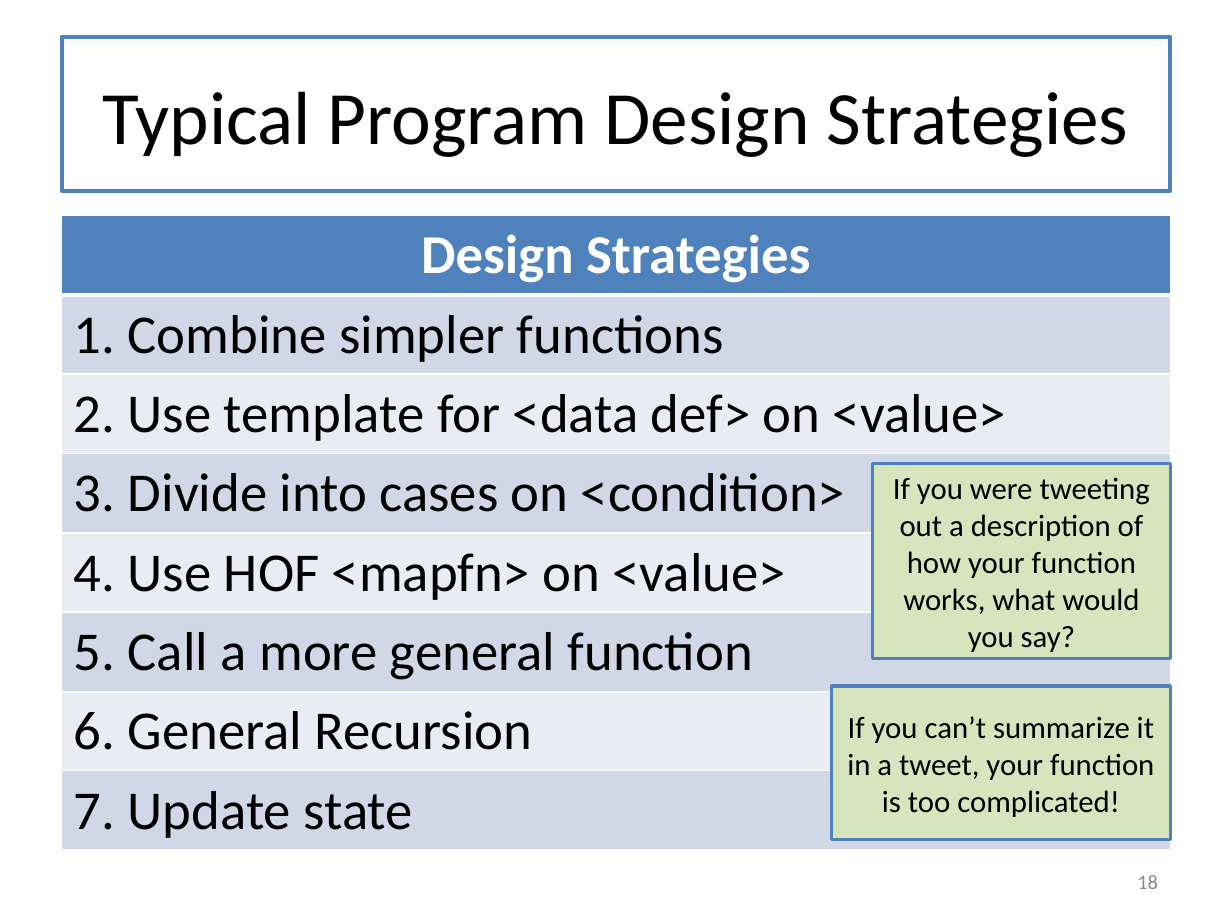
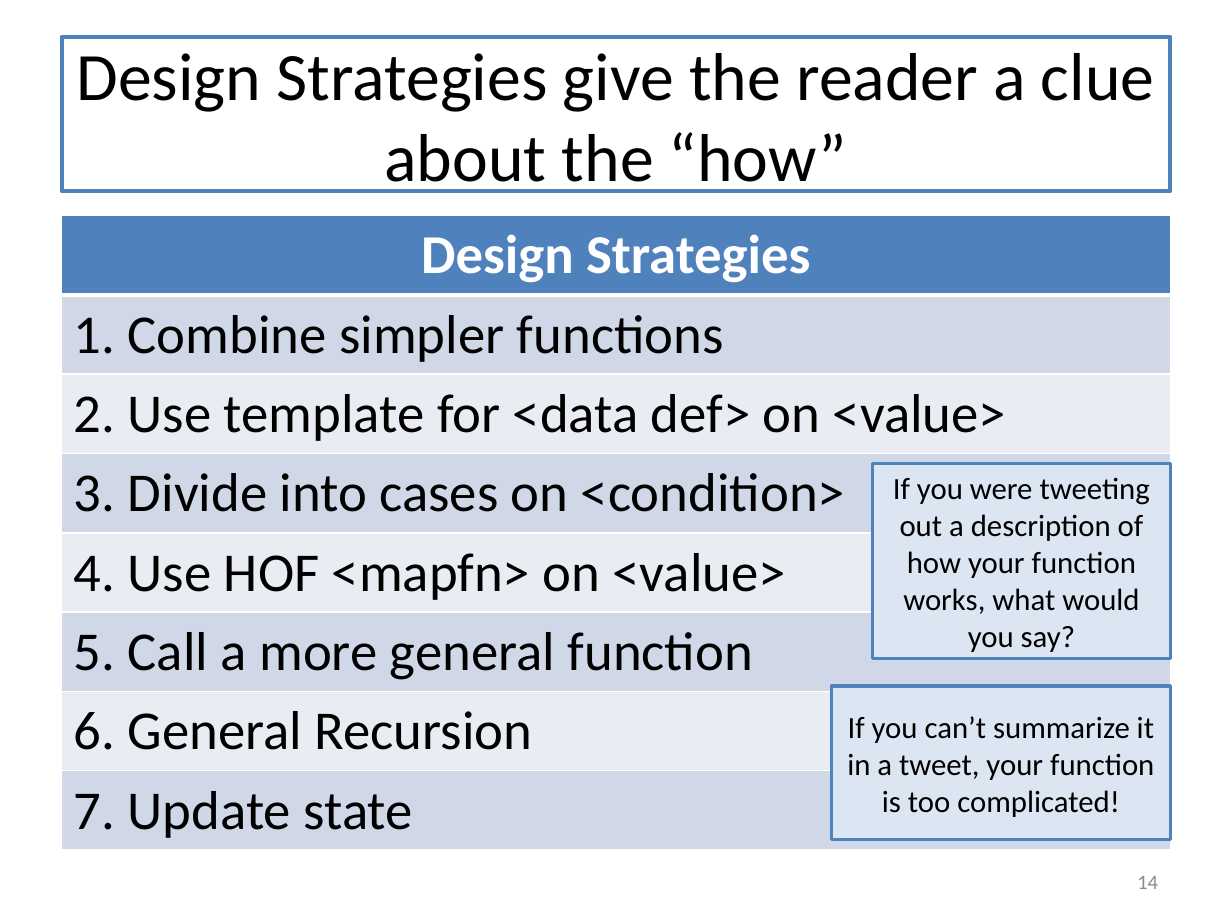
Before and after one commit to mwand/cs5010f16, a slide deck: slide 14 of Slides/Lesson 12.1 The Last Lecture.pptx (slide 18 before the commit). Drawn at 1232x924 pixels with LibreOffice and Linux fonts; fonts in the diff are those of the drawing. Boxes give left, top, right and bottom in pixels: in the first picture for what was removed or moved away, otherwise in the second. Text is boxed around its words. In the diff, an @@ line names an element or a change of style, - is before the commit and + after.

```diff
--- a/Slides/Lesson 12.1 The Last Lecture.pptx
+++ b/Slides/Lesson 12.1 The Last Lecture.pptx
@@ title at [76, 53, 1154, 193]: text changed; size 44 to 39.6 pt @@
-Typical Program Design Strategies
+Design Strategies give the reader a clue about the “how”
@@ rectangle "If you were tweeting out ..." at [872, 463, 1170, 658]: fill #D7E4BD to #DCE6F2 @@
@@ rectangle "If you can’t summarize it ..." at [832, 686, 1170, 840]: fill #D7E4BD to #DCE6F2 @@
@@ page number at [1137, 876, 1158, 889]: text changed @@
-18
+14
```
Also in this commit, not shown: 10 other slides changed, 5 slides added, 3 slides removed.
